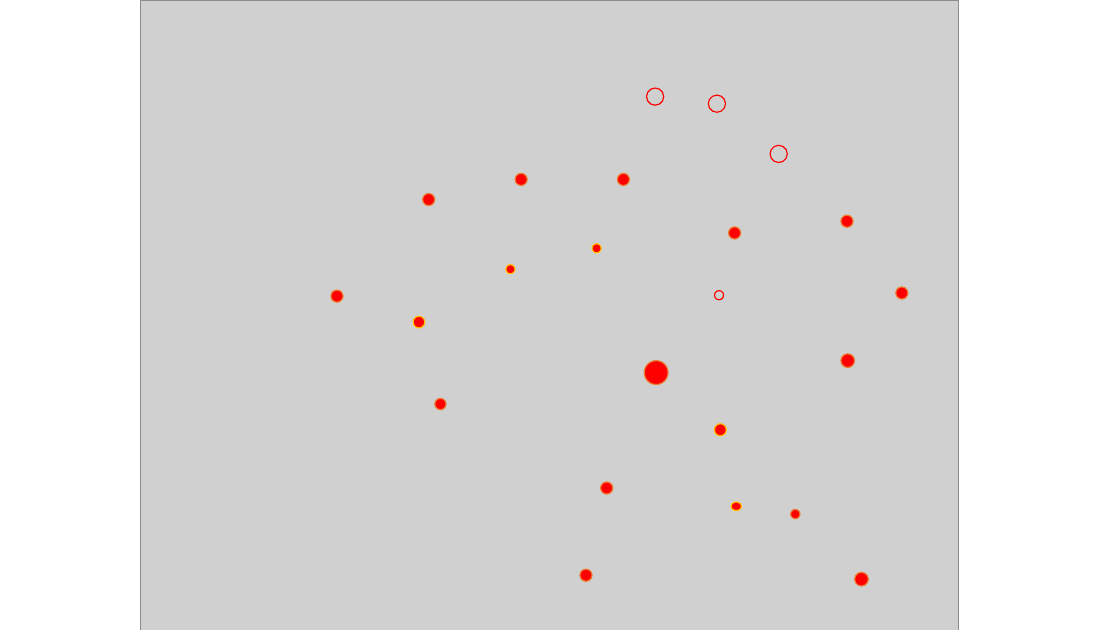
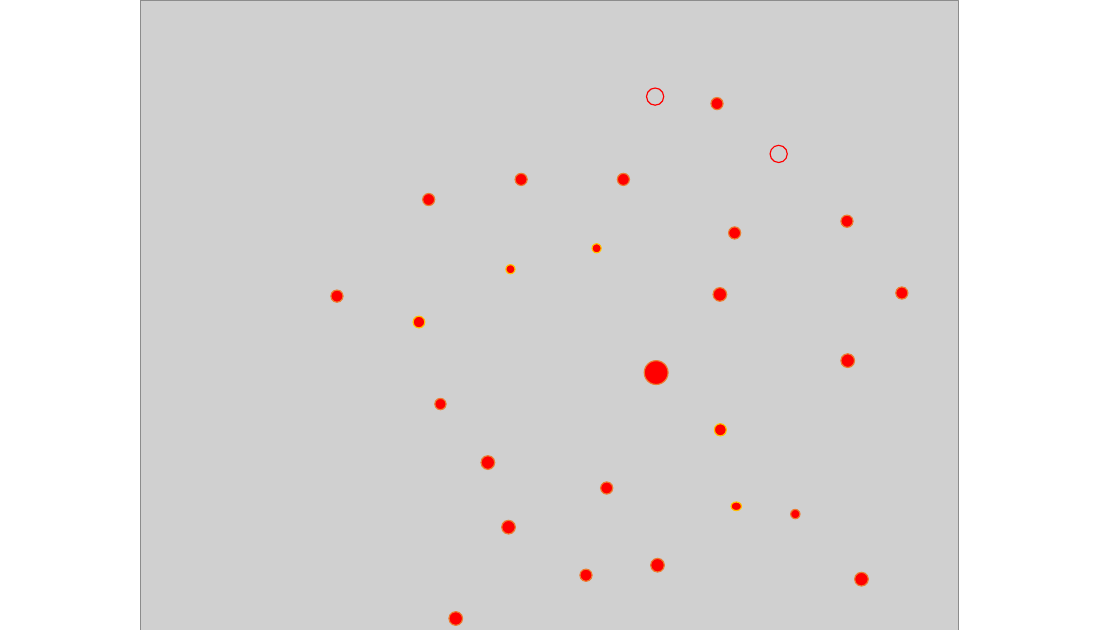
Before and after one commit to caroan/MyWebStudy, a slide deck: slide 1 of 교육상황.pptx. Drawn at 1120x630 pixels with LibreOffice and Linux fonts; fonts in the diff are those of the drawing; grey boxes stand for pictures. Boxes give left, top, right and bottom in pixels: in the first picture for what was removed or moved away, otherwise in the second. Text is boxed around its words. In the diff, an @@ line names an element or a change of style, - is before the commit and + after.

Commit message:
교육상황 추가

```diff
--- a/교육상황.pptx
+++ b/교육상황.pptx
@@ ellipse added at [711,97,723,110], fill #FF0000, outline #ED7D31 1 pt @@
@@ ellipse at [713,287,727,301]: fill none to #FF0000; outline #FF0000 1 pt to #ED7D31 1 pt @@
@@ ellipse: place and size @@
-ellipse at [715,291,724,300]
+ellipse at [713,287,727,301]
@@ ellipse added at [481,456,495,470], fill #FF0000, outline #ED7D31 1 pt @@
@@ ellipse: place and size @@
-ellipse at [708,95,725,112]
+ellipse at [502,520,515,534]
@@ ellipse at [502,520,515,534]: fill none to #FF0000; outline #FF0000 1 pt to #ED7D31 1 pt @@
@@ ellipse added at [651,559,665,572], fill #FF0000, outline #ED7D31 1 pt @@
@@ ellipse added at [449,612,462,625], fill #FF0000, outline #ED7D31 1 pt @@
```
